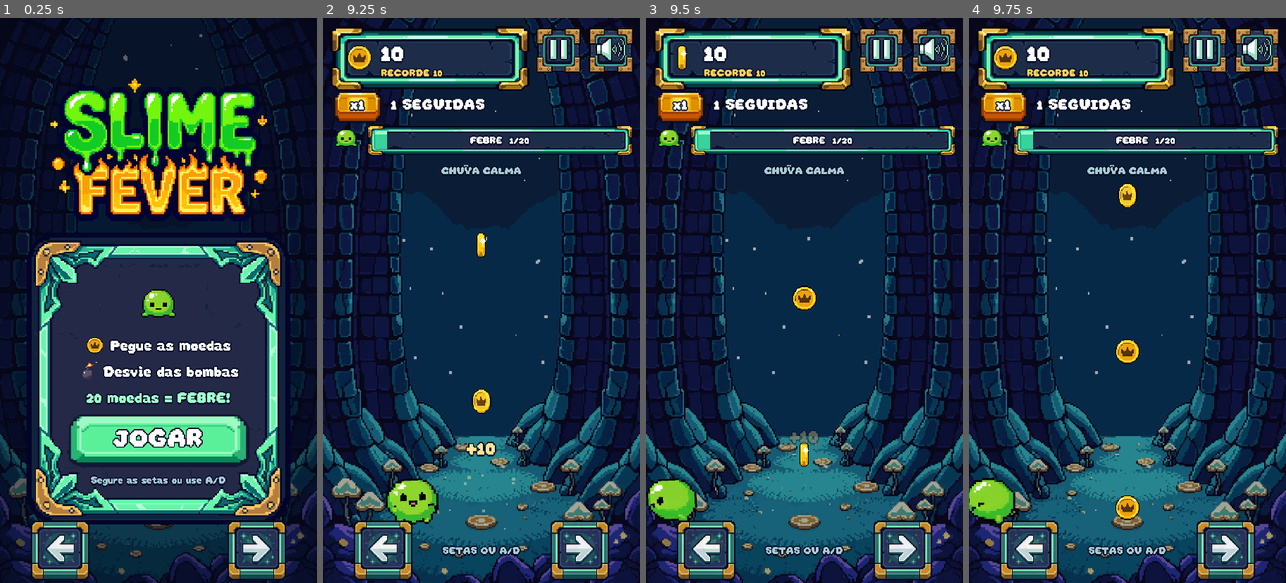
Above: before the commit, frames 1-4 (left to right).
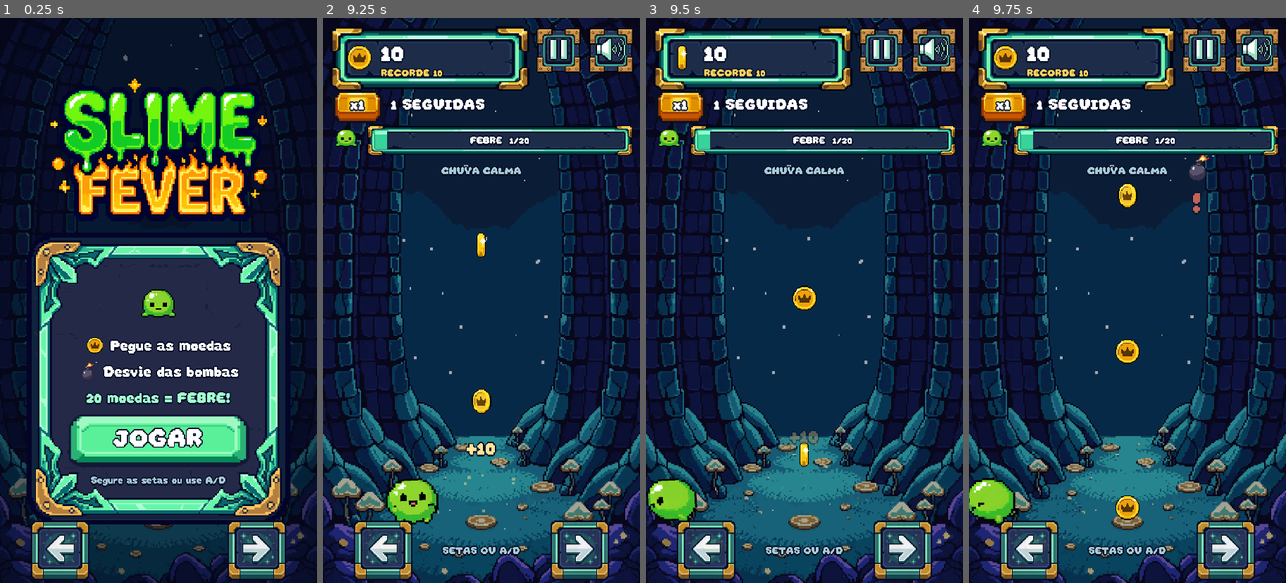
Above: after the commit, the same moments.

Repository: Blucas157/Blucas157
Game: Godot game, scene res://Assets/Cenas/main.tscn
The game is run twice, just before and just after one commit, with the same random seed, the same clock (stepped at 60 frames per second) and the same inputs.
Inputs (mouse positions are in pixels of both pictures, inside the frame that each line leads up to):
- Up to frame 1 (0.25 s): no input
- Up to frame 2 (9.25 s): click "JOGAR" at 0.5 s; tap Enter at 1.25 s; move the mouse to (551, 272) at 1.27 s; hold Right (ui_right) 1.28-2 s; click (551, 272) at 1.42 s; drag from (418, 328) to (617, 498) at 2.02 s; move the mouse to (513, 176) at 2.77 s; hold Right (ui_right) 2.78-3.5 s; drag from (465, 413) to (481, 582) at 3.52 s; move the mouse to (576, 385) at 4.27 s; hold Left (ui_left) 4.28-5 s; drag from (386, 215) to (481, 277) at 5.02 s; move the mouse to (497, 300) at 5.77 s; hold Left (ui_left) 5.78-6.5 s; click (497, 300) at 5.92 s; drag from (433, 159) to (418, 328) at 6.52 s; move the mouse to (551, 272) at 7.27 s; hold Right (ui_right) 7.28-8 s; drag from (418, 328) to (522, 498) at 8.02 s; move the mouse to (513, 176) at 8.77 s; hold Left (ui_left) from 8.78 s (still down)
- Up to frame 3 (9.5 s): keep holding Left (ui_left)
- Up to frame 4 (9.75 s): release Left (ui_left) at 9.5 s; drag from (1111, 413) to (1127, 300) at 9.52 s

Frames 1-3 are identical in both runs. In frame 4, 0.2% of the frame differs, in the area x 69-78%, y 24-35%.

Commit message:
Replace lane-locked bombs with a fair random bomb rain
Bombs now spawn on their own randomized timer at any x, with varied fall
speeds, sideways drift and occasional bursts, ramping up over the run.
The spawner looks ahead at queued coins and rejects any bomb that would
land on the route between consecutive coins, so a safe path always exists.
The pattern test audits 40 simulated runs bomb-by-bomb.

Co-Authored-By: Claude Opus 5.5 <noreply@anthropic.com>
Claude-Session: https://claude.ai/code/session_01KEKrXibY9Ro1FZaHJoap7i

Diff:
--- a/slime-fever/Assets/Scripts/FallingItem.gd
+++ b/slime-fever/Assets/Scripts/FallingItem.gd
@@ -3,6 +3,9 @@
 @export var min_speed: float = 500.0
 @export var max_speed: float = 900.0
 @export var is_bomb: bool = false
+var drift: float = 0.0
+var art: Sprite2D
+var age: float = 0.0
 var speed: float
 var resolved: bool = false
 var startled: bool = false
@@ -17,7 +20,7 @@
 		$CollisionShape2D.shape.radius = 10.0
 	if is_bomb and ResourceLoader.exists("res://Assets/New/bomb.png"):
 		$AnimatedSprite2D.hide()
-		var art := Sprite2D.new()
+		art = Sprite2D.new()
 		art.texture = load("res://Assets/New/bomb.png")
 		add_child(art)
 
@@ -25,6 +28,11 @@
 	if GameManager.ended or not GameManager.started:
 		return
 	position.y += speed * delta
+	position.x += drift * delta
+	age += delta
+	if art:
+		# Swing like a lit fuse; drifting bombs lean into their motion.
+		art.rotation = sin(age * 7.0 + position.x) * 0.18 + drift * 0.0015
 	if is_bomb and not startled:
 		var player := get_tree().get_first_node_in_group("player") as Node2D
 		if player and position.y > player.position.y - 280 and position.y < player.position.y - 100 and absf(position.x - player.position.x) < 260:
--- a/slime-fever/Assets/Scripts/Main.gd
+++ b/slime-fever/Assets/Scripts/Main.gd
@@ -416,6 +416,7 @@
 	$Spawner.last_pattern = ""
 	$Spawner.current_pattern = "APRENDA A COLETAR"
 	$Spawner.pattern_count = 0
+	$Spawner.reset_hazards()
 	$Player.position.x = 540.0
 	$Player.reset_visual()
 	for node in get_children():
--- a/slime-fever/Assets/Scripts/spawner.gd
+++ b/slime-fever/Assets/Scripts/spawner.gd
@@ -3,12 +3,18 @@
 @export var moeda_scene: PackedScene
 @export var bomba_scene: PackedScene
 @export var run_seed: int = 0
-const LANES := [180.0, 360.0, 540.0, 720.0, 900.0]
 const FALL_TIME := 1.7
 const SPAWN_Y := 410.0
 const PLAYER_Y := 1640.0
 const ROW_INTERVAL := 0.72
 const SAFE_MARGIN := 185.0
+# Bomb rain: free x, own timing, own speed and optional drift, kept off the coin route.
+const BOMB_MIN_X := 90.0
+const BOMB_MAX_X := 990.0
+const CONTACT_WINDOW := 0.45
+# Rows spawn on the first frame after their timer, so queued landings can slip a little.
+const TIMING_SLACK := 0.15
+const MAX_CLUSTER := 3
 var rng := RandomNumberGenerator.new()
 var clock: float = 0.1
 var pending: Array[Dictionary] = []
@@ -16,6 +22,13 @@
 var last_pattern: String = ""
 var pattern_count: int = 0
 var current_pattern: String = "APRENDA A COLETAR"
+var time: float = 0.0
+var bomb_clock: float = 0.0
+var burst_left: int = 0
+var arrivals: Array[Dictionary] = []
+var bomb_arrivals: Array[Dictionary] = []
+var dry_run: bool = false
+var history: Array[Dictionary] = []
 signal row_spawned(row: Dictionary)
 
 func _ready() -> void:
@@ -28,13 +41,38 @@
 func _process(delta: float) -> void:
 	if GameManager.ended or not GameManager.started:
 		return
+	step(delta)
+
+func step(delta: float) -> void:
+	time += delta
 	clock -= delta
 	if clock <= 0.0:
 		# Never burst multiple rows after a slow frame: retain a readable interval.
 		clock = ROW_INTERVAL
 		spawn_item()
-
-func build_pattern(kind: String, start_x: float, difficulty: int) -> Array[Dictionary]:
+	bomb_clock -= delta
+	if bomb_clock <= 0.0:
+		bomb_clock = _next_bomb_gap()
+		_drop_bomb()
+
+func reset_hazards() -> void:
+	time = 0.0
+	bomb_clock = 0.0
+	burst_left = 0
+	arrivals.clear()
+	bomb_arrivals.clear()
+	history.clear()
+
+func difficulty() -> int:
+	if GameManager.elapsed > 45.0:
+		return 2
+	return 1 if GameManager.elapsed > 8.0 else 0
+
+## 0 when bombs start, 1 about 80 s later.
+func pace() -> float:
+	return clampf((GameManager.elapsed - 8.0) / 80.0, 0.0, 1.0)
+
+func build_pattern(kind: String, start_x: float) -> Array[Dictionary]:
 	var rows: Array[Dictionary] = []
 	var path: Array[float] = []
 	var at := start_x
@@ -57,35 +95,21 @@
 	for i in path.size():
 		var previous := start_x if i == 0 else path[i - 1]
 		var next := path[i] if i == path.size() - 1 else path[i + 1]
-		var low := minf(previous, minf(path[i], next))
-		var high := maxf(previous, maxf(path[i], next))
-		var bombs: Array[float] = []
-		# First/last rows protect the seam with the neighboring pattern.
-		if difficulty > 0 and kind != "CHUVA CALMA" and i > 0 and i < 6:
-			var candidates: Array[float] = []
-			for lane in LANES:
-				if lane < low - SAFE_MARGIN or lane > high + SAFE_MARGIN:
-					candidates.append(lane)
-			if not candidates.is_empty():
-				var pick := rng.randi_range(0, candidates.size() - 1)
-				bombs.append(candidates[pick])
-				if difficulty >= 2 and kind == "CORREDOR" and candidates.size() > 1:
-					bombs.append(candidates[(pick + 1) % candidates.size()])
-		rows.append({"coin_x": path[i], "bombs": bombs, "pattern": kind, "previous_x": previous, "next_x": next})
-	# Recovery window preserves the last reachable target, without bombs.
+		rows.append({"coin_x": path[i], "pattern": kind, "previous_x": previous, "next_x": next})
+	# Recovery window keeps the last reachable target before the next pattern.
 	for i in 2:
-		rows.append({"coin_x": path[-1], "bombs": [], "pattern": "RESPIRO", "previous_x": path[-1], "next_x": path[-1]})
+		rows.append({"coin_x": path[-1], "pattern": "RESPIRO", "previous_x": path[-1], "next_x": path[-1]})
 	return rows
 
 func _plan() -> void:
 	var kind := "CHUVA CALMA"
-	var difficulty := 0
 	if GameManager.elapsed > 8.0:
-		difficulty = 2 if GameManager.elapsed > 45.0 else 1
 		var options := ["ARCO", "ZIGUE-ZAGUE", "CORREDOR", "TROCA DE LADO"]
 		options.erase(last_pattern)
 		kind = options[rng.randi_range(0, options.size() - 1)]
-	pending = build_pattern(kind, last_x, difficulty)
+	# Patterns are queued ahead so bombs can see where future coins will land.
+	var start_x: float = pending[-1].coin_x if not pending.is_empty() else last_x
+	pending.append_array(build_pattern(kind, start_x))
 	last_pattern = kind
 	pattern_count += 1
 
@@ -95,20 +119,88 @@
 	var row: Dictionary = pending.pop_front()
 	current_pattern = row.pattern
 	last_x = row.coin_x
+	arrivals.append({"arrive": time + FALL_TIME, "coin_x": row.coin_x})
 	_spawn(moeda_scene, row.coin_x, false)
-	for x in row.bombs:
-		_spawn(bomba_scene, x, true)
 	row_spawned.emit(row)
 
-func _spawn(scene: PackedScene, x: float, bomb: bool) -> void:
+## Coins already falling plus the queued ones, in order, with landing times and the
+## horizontal stretch the player may cover between the previous and next coin.
+func coin_windows(horizon: float) -> Array[Dictionary]:
+	while pending.size() < int(ceil(horizon / ROW_INTERVAL)) + 2:
+		_plan()
+	arrivals.assign(arrivals.filter(func(w): return w.arrive > time - 1.0))
+	var line: Array[Dictionary] = arrivals.duplicate()
+	for i in pending.size():
+		line.append({"arrive": time + clock + i * ROW_INTERVAL + FALL_TIME, "coin_x": pending[i].coin_x})
+	var list: Array[Dictionary] = []
+	for i in line.size():
+		var x: float = line[i].coin_x
+		var previous: float = line[i - 1].coin_x if i > 0 else x
+		var next: float = line[i + 1].coin_x if i + 1 < line.size() else x
+		list.append({"arrive": line[i].arrive, "low": minf(previous, minf(x, next)), "high": maxf(previous, maxf(x, next))})
+	return list
+
+func _next_bomb_gap() -> float:
+	if burst_left > 0:
+		burst_left -= 1
+		return rng.randf_range(0.08, 0.2)
+	var p := pace()
+	if difficulty() > 0 and rng.randf() < 0.1 + 0.15 * p:
+		burst_left = rng.randi_range(1, 2)
+	return rng.randf_range(lerpf(0.55, 0.3, p), lerpf(1.3, 0.7, p))
+
+## Random bomb that never lands on the coin route; empty when nothing fair fits.
+func pick_bomb() -> Dictionary:
+	var p := pace()
+	var windows := coin_windows(2.6)
+	bomb_arrivals.assign(bomb_arrivals.filter(func(b): return b.arrive > time))
+	for attempt in 10:
+		var fall := rng.randf_range(lerpf(1.6, 1.25, p), lerpf(2.5, 1.9, p))
+		var drift := 0.0 if rng.randf() < 0.5 else rng.randf_range(-110.0, 110.0)
+		var land := rng.randf_range(BOMB_MIN_X, BOMB_MAX_X)
+		var start := clampf(land - drift * fall, BOMB_MIN_X, BOMB_MAX_X)
+		land = start + drift * fall
+		if is_clear(land, drift, time + fall, windows):
+			return {"start_x": start, "land_x": land, "drift": drift, "fall": fall, "arrive": time + fall}
+	return {}
+
+func is_clear(land: float, drift: float, arrive: float, windows: Array) -> bool:
+	if land < BOMB_MIN_X or land > BOMB_MAX_X:
+		return false
+	# Drift moves the bomb while it crosses the player's row.
+	var window := CONTACT_WINDOW + TIMING_SLACK
+	var spread := absf(drift) * window
+	for w in windows:
+		if absf(w.arrive - arrive) <= window and land + spread >= w.low - SAFE_MARGIN and land - spread <= w.high + SAFE_MARGIN:
+			return false
+	var cluster := 0
+	for b in bomb_arrivals:
+		if absf(b.arrive - arrive) < 0.3:
+			cluster += 1
+	return cluster < MAX_CLUSTER
+
+func _drop_bomb() -> void:
+	if difficulty() == 0:
+		return
+	var bomb := pick_bomb()
+	if bomb.is_empty():
+		return
+	bomb_arrivals.append(bomb)
+	_spawn(bomba_scene, bomb.start_x, true, bomb.fall, bomb.drift)
+
+func _spawn(scene: PackedScene, x: float, bomb: bool, fall: float = FALL_TIME, drift: float = 0.0) -> void:
+	if dry_run:
+		history.append({"bomb": bomb, "x": x, "fall": fall, "drift": drift, "time": time})
+		return
 	if not scene:
 		return
 	var item := scene.instantiate() as Area2D
 	item.process_mode = Node.PROCESS_MODE_PAUSABLE
 	item.position = Vector2(x, SPAWN_Y)
-	# Every row shares one travel time: faster later rows cannot overtake earlier ones.
-	item.min_speed = (PLAYER_Y - SPAWN_Y) / FALL_TIME
+	# Coins share one travel time so rows never overtake; bombs bring their own.
+	item.min_speed = (PLAYER_Y - SPAWN_Y) / fall
 	item.max_speed = item.min_speed
+	item.drift = drift
 	get_parent().add_child(item)
 	if bomb:
 		get_tree().current_scene.warn_bomb(x)
--- a/slime-fever/Tests/verify_patterns_controls.gd
+++ b/slime-fever/Tests/verify_patterns_controls.gd
@@ -127,29 +127,76 @@
 	check(player.position.x == 80, "left boundary")
 	var pattern_names := ["ARCO", "ZIGUE-ZAGUE", "CORREDOR", "TROCA DE LADO", "CHUVA CALMA"]
 	var rows_tested: int = 0
-	var bombs_tested: int = 0
 	for seed_value in 100:
 		director.rng.seed = seed_value
 		var start_x := 540.0
 		for iteration in 20:
 			var kind: String = pattern_names[iteration % pattern_names.size()]
-			var rows: Array = director.build_pattern(kind, start_x, 2)
+			var rows: Array = director.build_pattern(kind, start_x)
 			check(rows.size() == 9, "pattern includes two recovery rows")
 			for row in rows:
 				rows_tested += 1
 				check(absf(row.coin_x - row.previous_x) <= 180.01, "reachable coin step")
 				check(absf(row.coin_x - row.previous_x) / 850.0 + 0.25 < director.ROW_INTERVAL, "reaction plus travel budget")
 				check(row.coin_x >= 180 and row.coin_x <= 900, "coin within arena")
-				# Conservative horizontal witness covers the entire path before and after contact.
-				var low: float = minf(row.previous_x, minf(row.coin_x, row.next_x))
-				var high: float = maxf(row.previous_x, maxf(row.coin_x, row.next_x))
-				for bomb_x in row.bombs:
-					bombs_tested += 1
-					check(bomb_x < low - director.SAFE_MARGIN or bomb_x > high + director.SAFE_MARGIN, "bomb clear of witness path")
-				check(row.bombs.size() <= 2, "bomb density cap")
-			check(rows[0].bombs.is_empty() and rows[6].bombs.is_empty() and rows[7].bombs.is_empty() and rows[8].bombs.is_empty(), "safe seams and recovery")
 			start_x = rows[-1].coin_x
-	check(bombs_tested > 1000, "test set exercises hazards")
+	# Bomb rain: simulate whole runs without nodes and audit every bomb against every coin.
+	var bombs_tested: int = 0
+	var landing_slots := {}
+	var fall_min := 99.0
+	var fall_max := 0.0
+	var drifting := 0
+	var bursts := 0
+	director.dry_run = true
+	for seed_value in 40:
+		director.rng.seed = 1000 + seed_value
+		director.reset_hazards()
+		director.pending.clear()
+		director.clock = 0.1
+		director.last_x = 540.0
+		gm.elapsed = 0.0
+		for frame in 90 * 30:
+			gm.elapsed += 1.0 / 30.0
+			director.step(1.0 / 30.0)
+		var coins: Array = []
+		var bombs: Array = []
+		for item in director.history:
+			(bombs if item.bomb else coins).append(item)
+		check(coins.size() > 100, "coins keep flowing")
+		var last_bomb_time := -9.0
+		for bomb in bombs:
+			bombs_tested += 1
+			check(bomb.time > 8.0, "first 8 s stay bomb-free")
+			var land: float = bomb.x + bomb.drift * bomb.fall
+			var arrive: float = bomb.time + bomb.fall
+			check(land >= director.BOMB_MIN_X - 0.01 and land <= director.BOMB_MAX_X + 0.01, "bomb lands inside arena")
+			landing_slots[int(land / 30.0)] = true
+			fall_min = minf(fall_min, bomb.fall)
+			fall_max = maxf(fall_max, bomb.fall)
+			if bomb.drift != 0.0:
+				drifting += 1
+			if bomb.time - last_bomb_time < 0.21:
+				bursts += 1
+			last_bomb_time = bomb.time
+			var spread: float = absf(bomb.drift) * director.CONTACT_WINDOW
+			for i in coins.size():
+				var coin: Dictionary = coins[i]
+				var coin_arrive: float = coin.time + director.FALL_TIME
+				if absf(coin_arrive - arrive) > director.CONTACT_WINDOW:
+					continue
+				var previous: float = coins[i - 1].x if i > 0 else 540.0
+				var next: float = coins[i + 1].x if i + 1 < coins.size() else coin.x
+				var low: float = minf(previous, minf(coin.x, next))
+				var high: float = maxf(previous, maxf(coin.x, next))
+				check(land + spread < low - director.SAFE_MARGIN or land - spread > high + director.SAFE_MARGIN, "bomb clear of coin route")
+	director.dry_run = false
+	director.reset_hazards()
+	check(bombs_tested > 2000, "test set exercises hazards")
+	check(landing_slots.size() >= 28, "bombs use the whole width, not lanes")
+	check(fall_max - fall_min > 0.8, "bomb speeds vary")
+	check(drifting > bombs_tested / 4, "some bombs drift sideways")
+	check(bursts > 50, "bursts break the rhythm")
+	print("BOMB RAIN: %d bombs, %d landing slots, fall %.2f-%.2fs, %d drifting, %d burst drops" % [bombs_tested, landing_slots.size(), fall_min, fall_max, drifting, bursts])
 	gm.elapsed = 60.0
 	director.pending.clear()
 	director.spawn_item()
--- a/slime-fever/project.godot
+++ b/slime-fever/project.godot
@@ -10,7 +10,7 @@
 
 [application]
 
-config/name="Slime Fever - v0.6"
+config/name="Slime Fever - v0.7"
 run/main_scene="res://Assets/Cenas/main.tscn"
 config/use_custom_user_dir=true
 config/custom_user_dir_name="SlimeFever"
Not shown, changed: slime-fever/LEIA-ME.md
